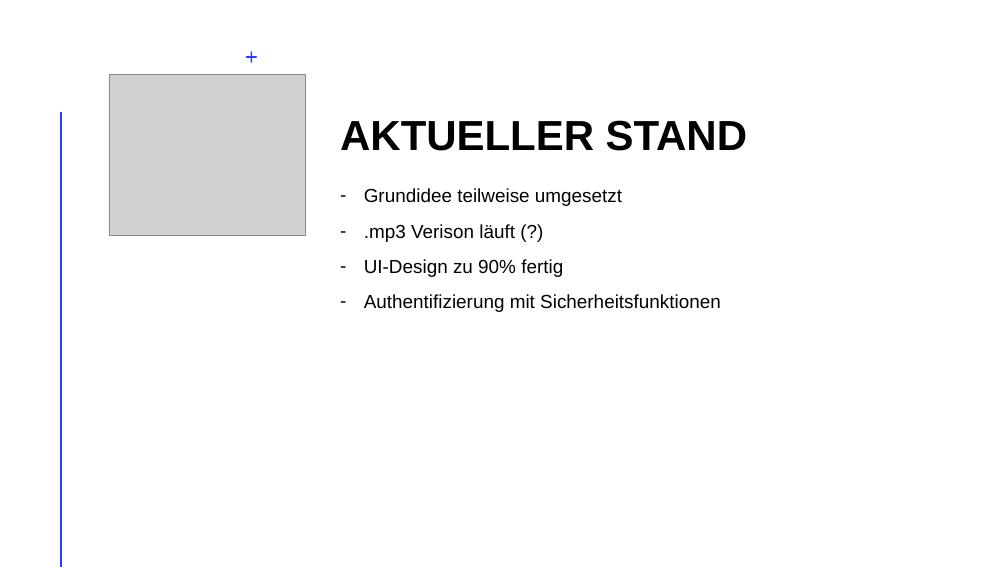
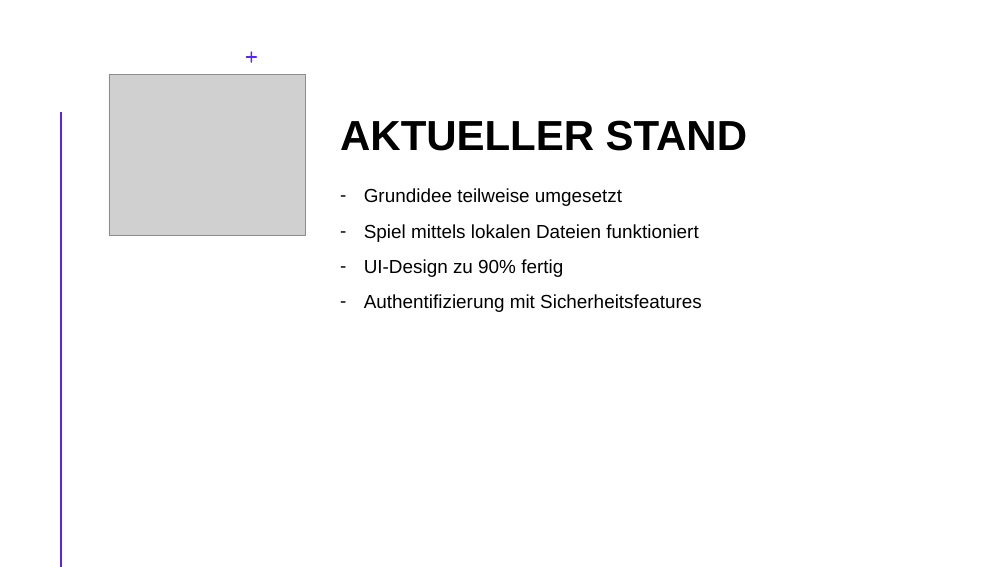
Before and after one commit to Sodentix/Melodia, a slide deck: slide 7 of Projektunterlagen/999_Zwischenpräsentationen/999_Zwischenpräsentation/999_Zwischenpräsentation/1. Zwischenpräsentation/Zwischenpräsentation Melodia am 12.11.2025.pptx. Drawn at 1008x567 pixels with LibreOffice and Linux fonts; fonts in the diff are those of the drawing; grey boxes stand for pictures. Boxes give left, top, right and bottom in pixels: in the first picture for what was removed or moved away, otherwise in the second. Text is boxed around its words. In the diff, an @@ line names an element or a change of style, - is before the commit and + after.

Commit message:
Update Melodia presentation for 12.11.2025
Changes include updated slides and text.

```diff
--- a/Projektunterlagen/999_Zwischenpräsentationen/999_Zwischenpräsentation/999_Zwischenpräsentation/1. Zwischenpräsentation/Zwischenpräsentation Melodia am 12.11.2025.pptx
+++ b/Projektunterlagen/999_Zwischenpräsentationen/999_Zwischenpräsentation/999_Zwischenpräsentation/1. Zwischenpräsentation/Zwischenpräsentation Melodia am 12.11.2025.pptx
@@ freeform shape at (246,51,257,63): fill #243FFF to #5723FB @@
@@ line (61, 113) - (61, 567): stroke #FF9022 2 pt to #42E0BA 2 pt @@
@@ text at (364,224,698,242): text changed @@
-– .mp3 Verison läuft (?)
+– Spiel mittels lokalen Dateien funktioniert
@@ text at (364,294,702,312): text changed @@
-– Authentifizierung mit Sicherheitsfunktionen
+– Authentifizierung mit Sicherheitsfeatures
```
Also in this commit, not shown: 13 other slides changed, 1 slide removed.
